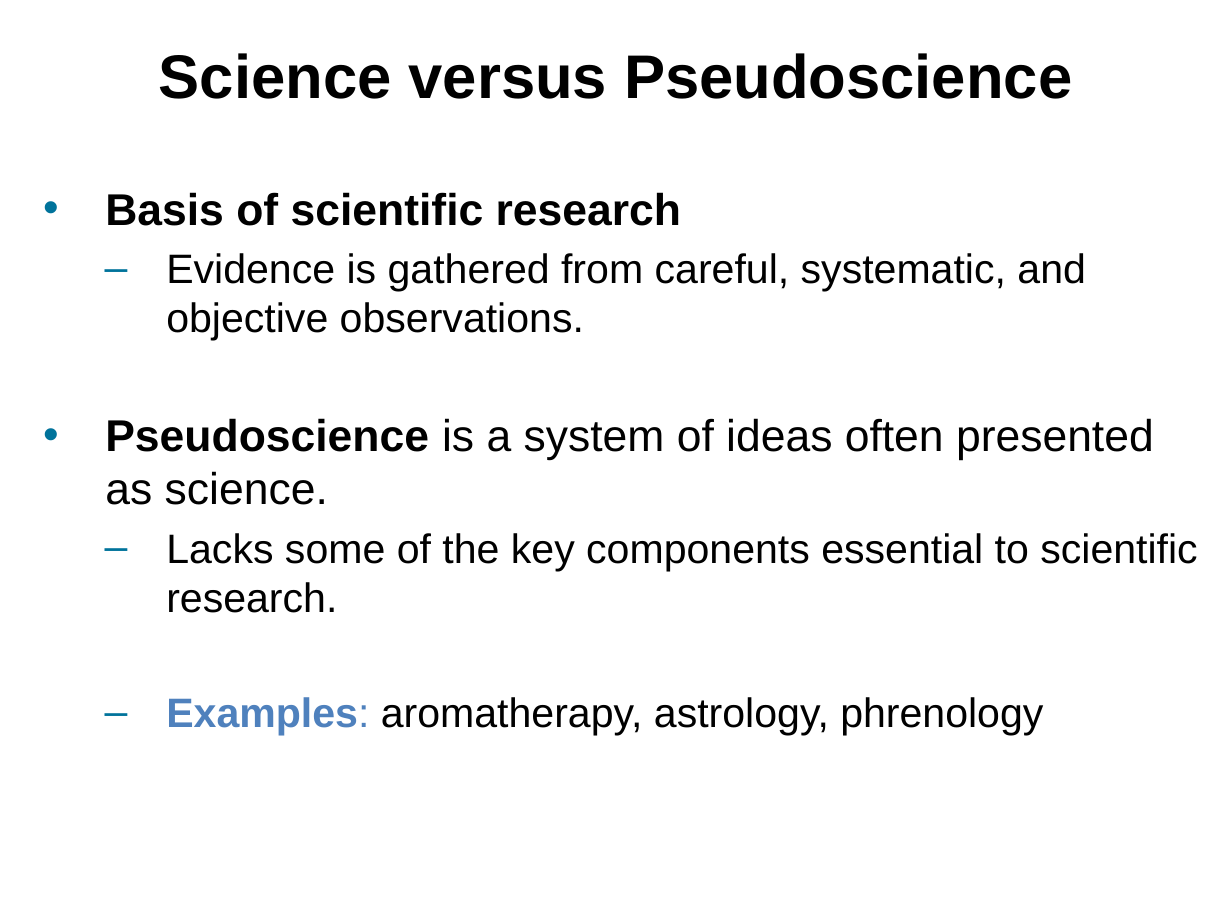
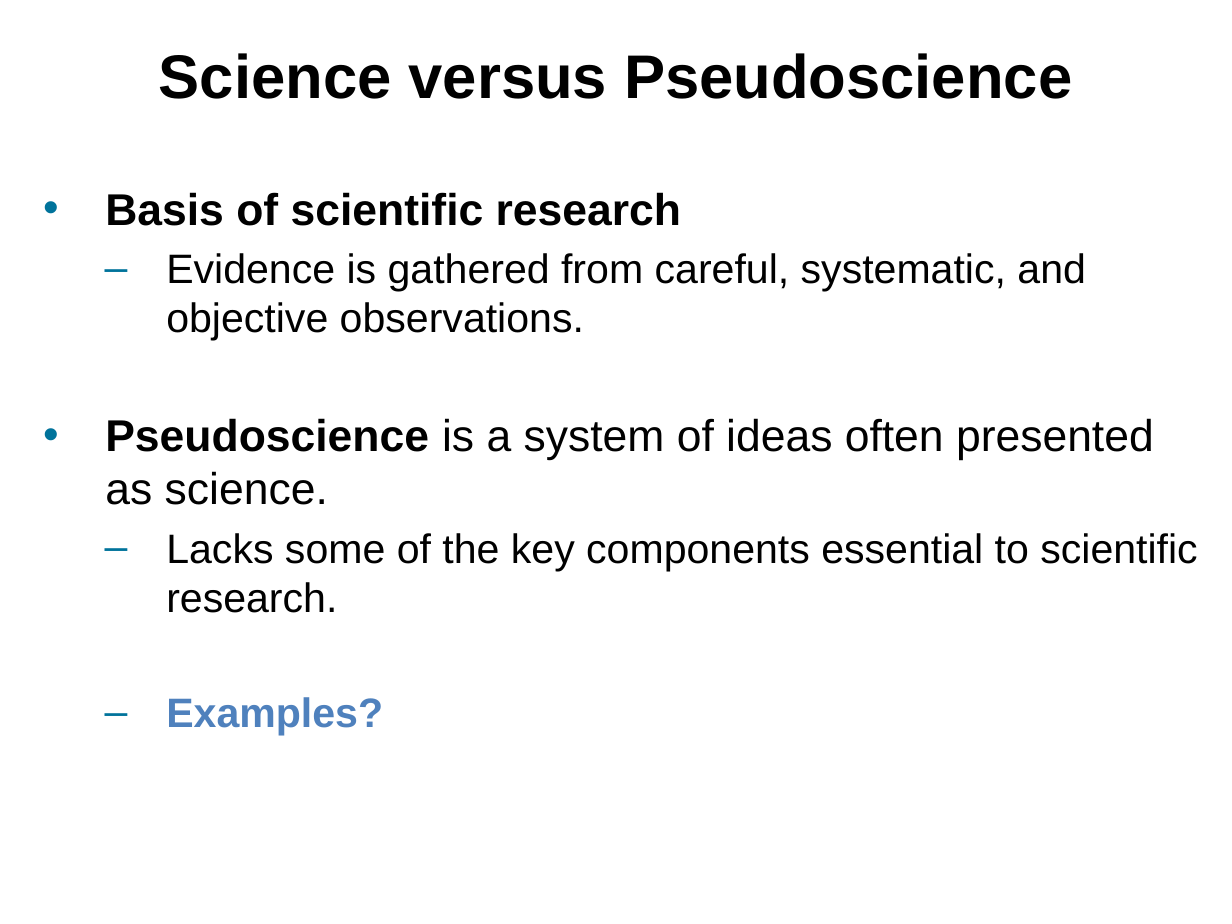
Before and after one commit to npm27/Teaching-Materials, a slide deck: slide 22 of Research Methods/Slides/Chapter 1.pptx. Drawn at 1232x924 pixels with LibreOffice and Linux fonts; fonts in the diff are those of the drawing. Boxes give left, top, right and bottom in pixels: in the first picture for what was removed or moved away, otherwise in the second. Text is boxed around its words. In the diff, an @@ line names an element or a change of style, - is before the commit and + after.

```diff
--- a/Research Methods/Slides/Chapter 1.pptx
+++ b/Research Methods/Slides/Chapter 1.pptx
@@ text at (166, 697, 383, 735): text changed; text colour #000000 to #4F81BD; bold on @@
-  – Examples: aromatherapy, astrology, phrenology
+  – Examples?
```
